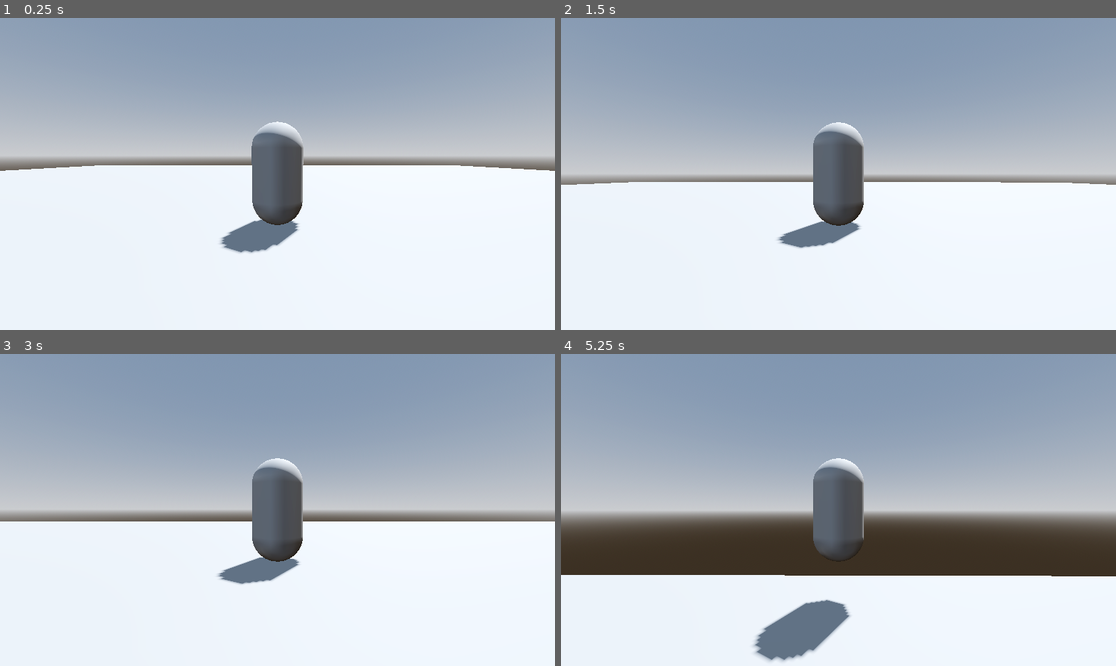
Above: before the commit, frames 1-4 (two rows, left to right).
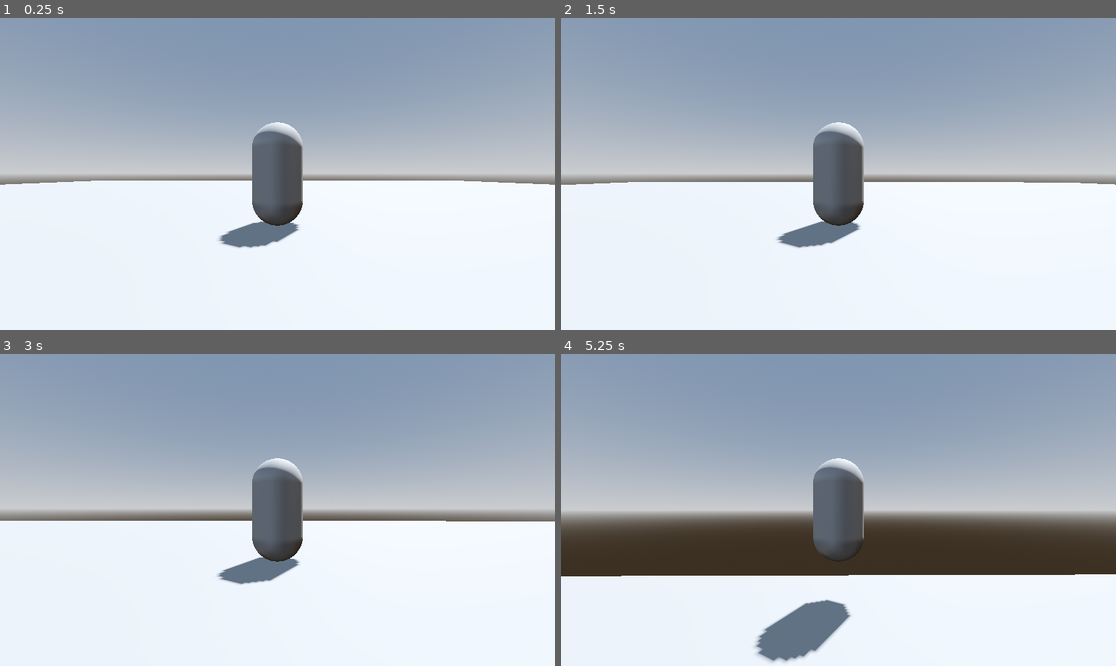
Above: after the commit, the same moments.

Repository: ricky-yosh/action-combat-rpg
Game: Godot game, scene res://Levels/level.tscn
Two runs of this game, one before a commit and one after it. Both use one fixed random seed, a clock stepped at 60 frames per second and the inputs below.
Inputs (mouse positions are in pixels of both pictures, inside the frame that each line leads up to):
- Up to frame 1 (0.25 s): no input
- Up to frame 2 (1.5 s): tap Enter (ui_accept) at 0.5, 0.77 s; move the mouse to (866, 174) at 0.52 s; hold W (move_forward) from 0.53 s (still down); move the mouse to (810, 174) at 1.27 s
- Up to frame 3 (3 s): keep holding W (move_forward); tap Enter (ui_accept) at 1.52 s; move the mouse to (288, 503) at 2.02 s; move the mouse to (271, 516) at 2.77 s
- Up to frame 4 (5.25 s): keep holding W (move_forward); tap Enter (ui_accept) at 3.02, 3.77, 4.52 s; move the mouse to (877, 513) at 3.52 s; move the mouse to (794, 506) at 4.27 s; move the mouse to (844, 510) at 5.02 s

The runs differ from the first frame. In frame 1, 7.2% of the frame differs, in the area x 0-100%, y 33-76%; in frame 2, less than 0.1%; in frame 3, 0.2%; in frame 4, 0.5%.

Commit message:
Add smooth camera movement

Diff:
--- a/action-combat-rpg/player/smooth_camera_arm.gd
+++ b/action-combat-rpg/player/smooth_camera_arm.gd
@@ -1,7 +1,10 @@
 extends SpringArm3D
 
 @export var target: Node3D
-@export var decay: int
+@export var decay: float = 20.0
 
 func _physics_process(delta: float) -> void:
-	global_transform = global_transform.interpolate_with(target.global_transform, 0.1)
+	global_transform = global_transform.interpolate_with(
+		target.global_transform,
+		1.0 - exp(-decay * delta)
+		)
